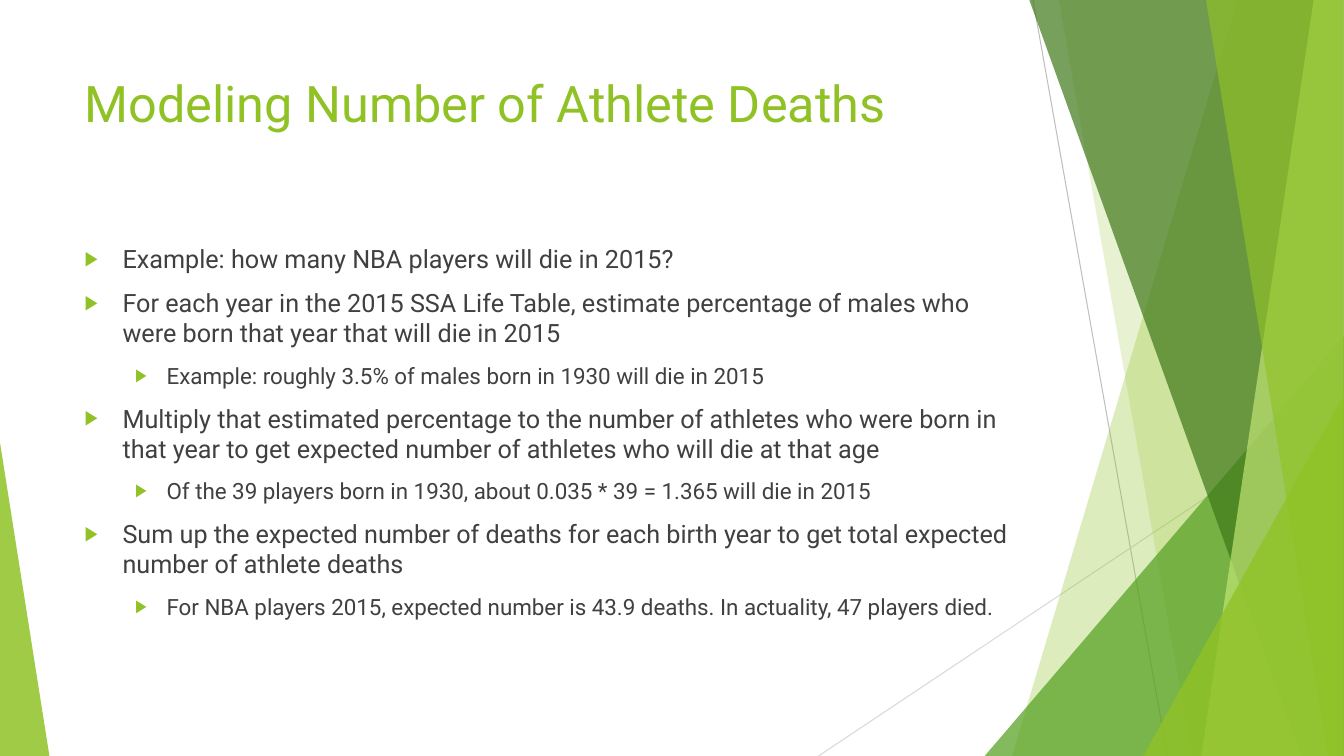
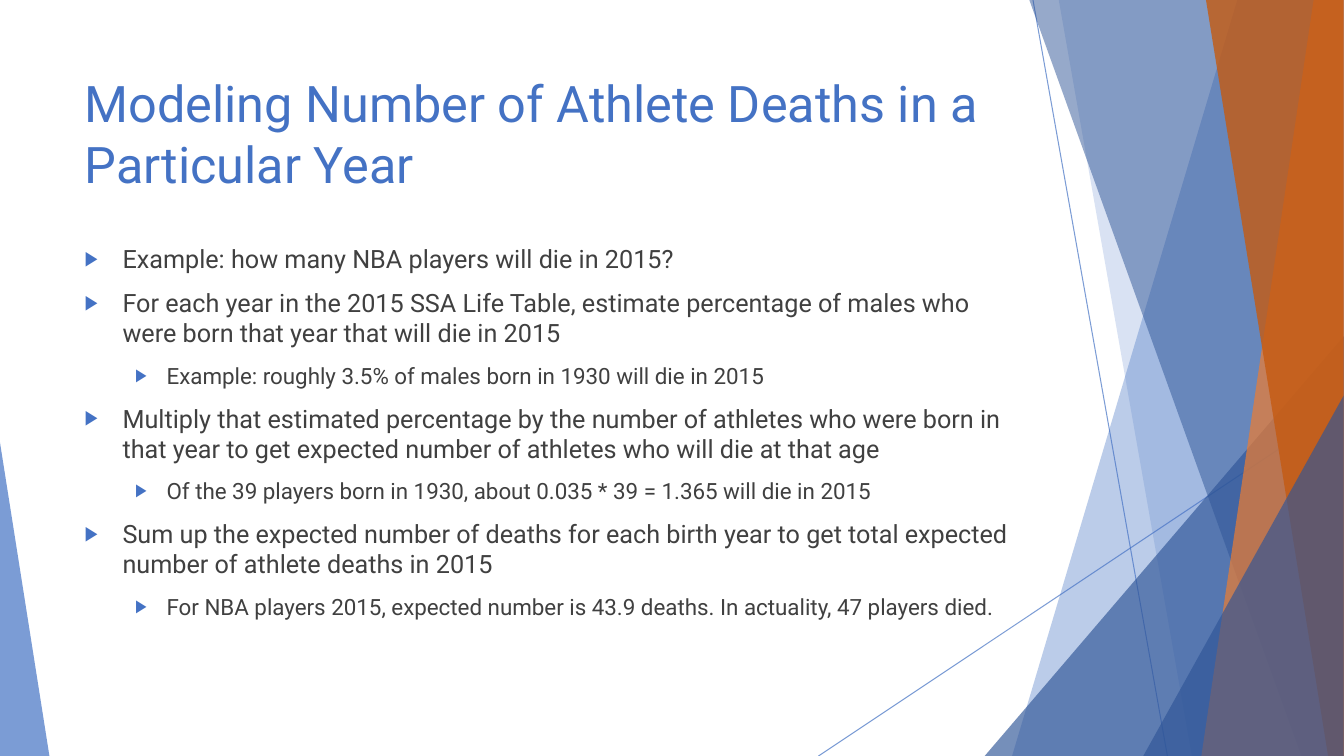
Before and after one commit to erichkuo/capstone, a slide deck: slide 8 of Vital Statistics of Pro Athletes.pptx (slide 7 before the commit). Drawn at 1344x756 pixels with LibreOffice and Linux fonts; fonts in the diff are those of the drawing. Boxes give left, top, right and bottom in pixels: in the first picture for what was removed or moved away, otherwise in the second. Text is boxed around its words. In the diff, an @@ line names an element or a change of style, - is before the commit and + after.

Commit message:
Some changes to presentation

```diff
--- a/Vital Statistics of Pro Athletes.pptx
+++ b/Vital Statistics of Pro Athletes.pptx
@@ freeform shape at (1012, 0, 1344, 756): fill #90C226 at 30% opacity to #4472C4 at 36% opacity @@
@@ freeform shape at (1029, 0, 1344, 756): fill #3F7819 at 70% opacity to #2F5597 at 50% opacity @@
@@ line (1033, 0) - (1168, 756): stroke #BFBFBF 0.75 pt to #4472C4 0.75 pt @@
@@ freeform shape at (1059, 0, 1344, 756): fill #90C226 at 20% opacity to #4472C4 at 20% opacity @@
@@ freeform shape at (1202, 0, 1344, 756): fill #C0E474 at 70% opacity to #ED7D31 at 70% opacity @@
@@ freeform shape at (1206, 0, 1344, 756): fill #90C226 at 65% opacity to #C55A11 at 80% opacity @@
@@ title at (85, 83, 977, 184): text changed; text colour #90C226 to #4472C4 @@
-Modeling Number of Athlete Deaths
+Modeling Number of Athlete Deaths in a Particular Year
@@ text at (123, 249, 993, 620): bullet colour #90C226 to #4472C4 @@
@@ triangle at (985, 336, 1344, 756): fill #54A021 at 72% opacity to #2F5597 at 66% opacity @@
@@ text at (123, 409, 1000, 464): text changed @@
-▶ Multiply that estimated percentage to the number of athletes who were born in that year to get expected number of athletes who will die at that age
+▶ Multiply that estimated percentage by the number of athletes who were born in that year to get expected number of athletes who will die at that age
@@ line (1344, 406) - (819, 756): stroke #D9D9D9 0.75 pt to #4472C4 0.75 pt @@
@@ triangle at (1143, 396, 1344, 756): fill #90C226 at 80% opacity to #2F5597 at 66% opacity @@
@@ triangle at (0, 443, 49, 756): fill #90C226 at 85% opacity to #4472C4 at 70% opacity @@
@@ text at (123, 524, 1007, 574): text changed @@
-▶ Sum up the expected number of deaths for each birth year to get total expected number of athlete deaths
+▶ Sum up the expected number of deaths for each birth year to get total expected number of athlete deaths in 2015
```
Also in this commit, not shown: 12 other slides changed, 2 slides added, 1 other file.
